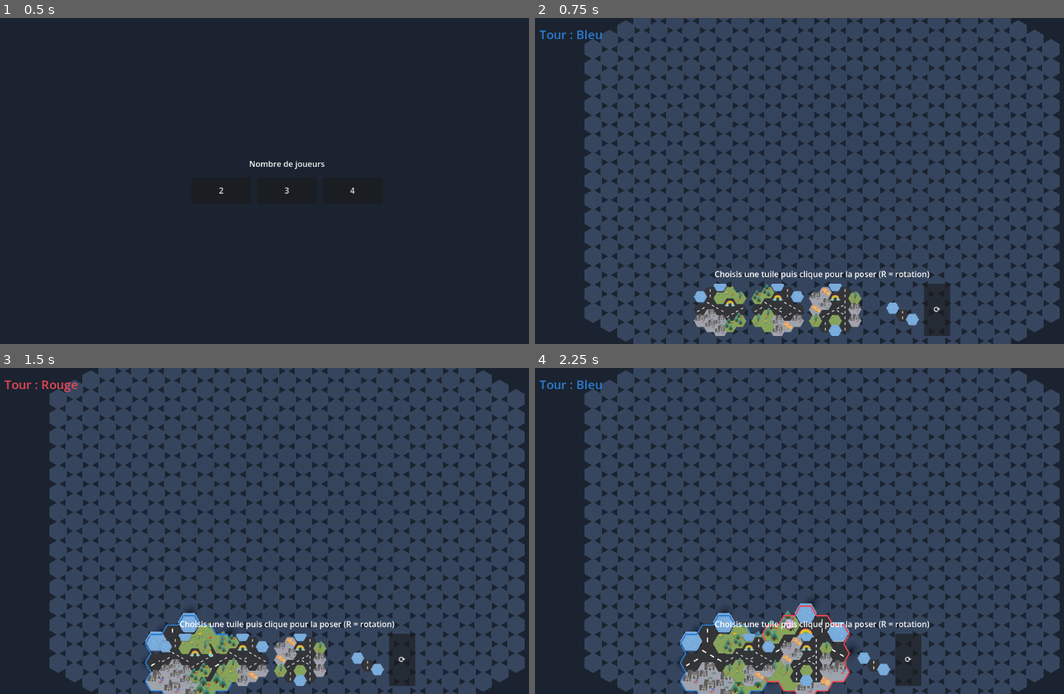
Above: before the commit, frames 1-4 (two rows, left to right).
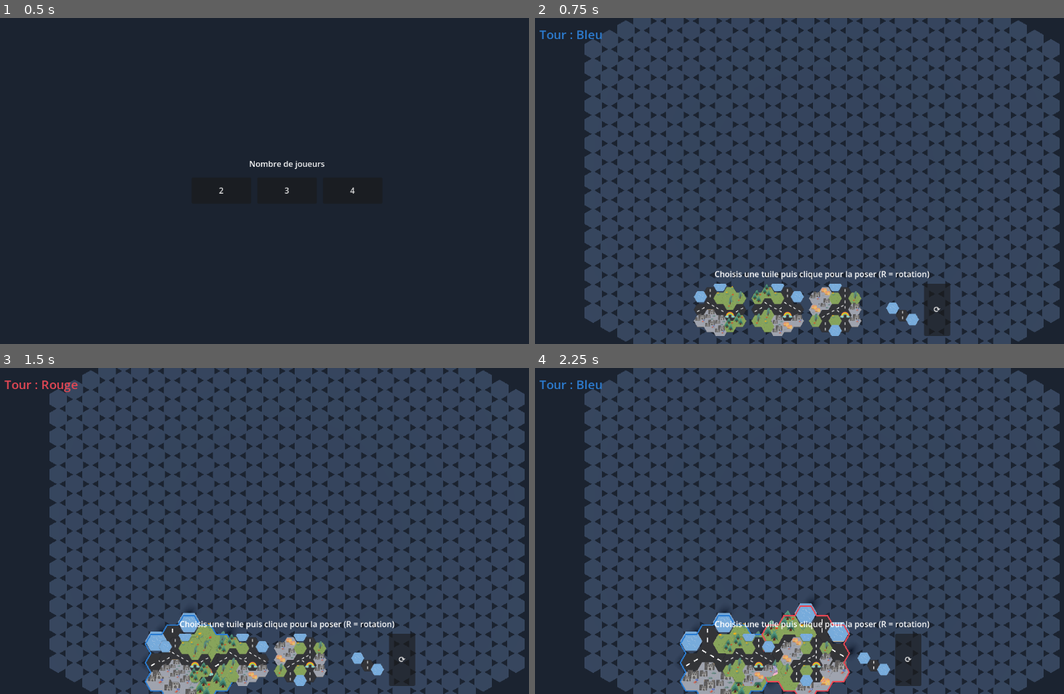
Above: after the commit, the same moments.

Repository: yoann-shopopop/shopopop-express
Game: Godot game, scene res://scenes/main.tscn
The game is run twice, just before and just after one commit, with the same random seed, the same clock (stepped at 60 frames per second) and the same inputs.
Inputs (mouse positions are in pixels of both pictures, inside the frame that each line leads up to):
- Up to frame 1 (0.5 s): no input
- Up to frame 2 (0.75 s): click "2" at 0.5 s
- Up to frame 3 (1.5 s): click (185, 661) at 1.27 s
- Up to frame 4 (2.25 s): click (778, 661) at 2.02 s

Frame 1 is identical in both runs. In frame 2, 0.3% of the frame differs, in the area x 35-60%, y 83-93%; in frame 3, 0.3%; in frame 4, 0.4%, in the area x 39-56%, y 76-95%.

Commit message:
feat(blocks): règles de pattern — case spéciale sur la route, vert+urbain obligatoires
La route passe par le centre et bifurque (T). La case spéciale (événement) est
désormais une CASE ROUTE à texture unique qui remplace une case route interne
(CellType.is_road = ROUTE ou EVENT ; comptée dans le réseau routier pour la
connectivité/orientation). Chaque pattern garantit au moins une zone verte ET
une zone urbaine ; l'eau reste optionnelle, sur le pourtour.

Co-Authored-By: Claude Opus 4.8 <noreply@anthropic.com>

Diff:
--- a/resources/blocks/patterns/p1.tres
+++ b/resources/blocks/patterns/p1.tres
@@ -7,5 +7,5 @@
 id = &"p1"
 display_name = "Quartier A"
 cells = Array[Vector2i]([Vector2i(-2, 0), Vector2i(-2, 1), Vector2i(-2, 2), Vector2i(-1, -1), Vector2i(-1, 0), Vector2i …(224 unchanged characters)…
-cell_types = Array[int]([2, 0, 1, 2, 0, 1, 1, 2, 2, 0, 1, 1, 3, 4, 0, 3, 3, 0, 3])
+cell_types = Array[int]([2, 0, 1, 2, 0, 1, 1, 2, 2, 0, 1, 1, 3, 1, 4, 3, 3, 0, 3])
 connectors = Array[Vector2i]([Vector2i(2, -1), Vector2i(-2, 1)])
--- a/resources/blocks/patterns/p2.tres
+++ b/resources/blocks/patterns/p2.tres
@@ -7,5 +7,5 @@
 id = &"p2"
 display_name = "Quartier B"
 cells = Array[Vector2i]([Vector2i(-2, 0), Vector2i(-2, 1), Vector2i(-2, 2), Vector2i(-1, -1), Vector2i(-1, 0), Vector2i …(224 unchanged characters)…
-cell_types = Array[int]([1, 0, 1, 1, 0, 1, 1, 3, 4, 0, 2, 2, 0, 0, 0, 2, 3, 0, 2])
+cell_types = Array[int]([1, 0, 1, 1, 0, 1, 1, 3, 1, 0, 2, 2, 0, 0, 4, 2, 3, 0, 2])
 connectors = Array[Vector2i]([Vector2i(2, -1), Vector2i(-2, 1), Vector2i(1, -2)])
--- a/resources/blocks/patterns/p3.tres
+++ b/resources/blocks/patterns/p3.tres
@@ -7,5 +7,5 @@
 id = &"p3"
 display_name = "Quartier C"
 cells = Array[Vector2i]([Vector2i(-2, 0), Vector2i(-2, 1), Vector2i(-2, 2), Vector2i(-1, -1), Vector2i(-1, 0), Vector2i …(224 unchanged characters)…
-cell_types = Array[int]([3, 0, 3, 3, 0, 0, 0, 2, 2, 0, 1, 1, 0, 0, 4, 1, 2, 1, 1])
+cell_types = Array[int]([3, 0, 3, 3, 0, 0, 0, 2, 2, 0, 1, 1, 0, 4, 1, 1, 2, 1, 1])
 connectors = Array[Vector2i]([Vector2i(1, -2), Vector2i(-1, 2), Vector2i(-2, 1)])
--- a/resources/blocks/patterns/p4.tres
+++ b/resources/blocks/patterns/p4.tres
@@ -7,5 +7,5 @@
 id = &"p4"
 display_name = "Quartier D"
 cells = Array[Vector2i]([Vector2i(-2, 0), Vector2i(-2, 1), Vector2i(-2, 2), Vector2i(-1, -1), Vector2i(-1, 0), Vector2i …(224 unchanged characters)…
-cell_types = Array[int]([1, 1, 2, 0, 0, 0, 0, 1, 1, 0, 1, 3, 2, 4, 0, 0, 2, 3, 3])
+cell_types = Array[int]([1, 1, 2, 0, 0, 0, 0, 1, 1, 0, 1, 3, 2, 2, 4, 0, 2, 3, 3])
 connectors = Array[Vector2i]([Vector2i(-1, -1), Vector2i(1, 1), Vector2i(-1, 2)])
--- a/resources/blocks/patterns/p5.tres
+++ b/resources/blocks/patterns/p5.tres
@@ -7,5 +7,5 @@
 id = &"p5"
 display_name = "Quartier E"
 cells = Array[Vector2i]([Vector2i(-2, 0), Vector2i(-2, 1), Vector2i(-2, 2), Vector2i(-1, -1), Vector2i(-1, 0), Vector2i …(224 unchanged characters)…
-cell_types = Array[int]([3, 0, 2, 0, 0, 2, 2, 3, 1, 0, 2, 2, 1, 4, 0, 1, 1, 0, 1])
+cell_types = Array[int]([3, 0, 2, 0, 0, 2, 2, 3, 1, 0, 2, 2, 1, 1, 4, 1, 1, 0, 1])
 connectors = Array[Vector2i]([Vector2i(2, -1), Vector2i(-2, 1), Vector2i(-1, -1)])
--- a/resources/blocks/patterns/p6.tres
+++ b/resources/blocks/patterns/p6.tres
@@ -7,5 +7,5 @@
 id = &"p6"
 display_name = "Quartier F"
 cells = Array[Vector2i]([Vector2i(-2, 0), Vector2i(-2, 1), Vector2i(-2, 2), Vector2i(-1, -1), Vector2i(-1, 0), Vector2i …(224 unchanged characters)…
-cell_types = Array[int]([2, 2, 1, 2, 2, 0, 0, 3, 4, 0, 1, 3, 0, 0, 0, 0, 1, 2, 2])
+cell_types = Array[int]([2, 2, 1, 2, 2, 0, 0, 3, 1, 0, 1, 3, 0, 0, 4, 0, 1, 2, 2])
 connectors = Array[Vector2i]([Vector2i(1, -2), Vector2i(-1, 2), Vector2i(1, 1)])
--- a/src/blocks/cell_type.gd
+++ b/src/blocks/cell_type.gd
@@ -11,8 +11,13 @@
 	GREEN,  ## Green space — hosts recipients (destinataires) and player start points.
 	URBAN,  ## Grey urbanized zone — hosts pickup points (points de retrait).
 	WATER,  ## Water — impassable; the bridge's end cells are water.
-	EVENT,  ## Rainbow event cell — draws an event card (handled by gameplay, abstracted here).
+	EVENT,  ## Special cell: a ROAD with a unique texture that triggers an event when crossed.
 }
+
+
+## True for cells that are part of the road network (a plain road, or a special/event road cell).
+static func is_road(kind: int) -> bool:
+	return kind == Kind.ROUTE or kind == Kind.EVENT
 
 # Placeholder albedo per type, used until real per-cell textures exist.
 const _COLORS := {
--- a/src/view/tile_sprite.gd
+++ b/src/view/tile_sprite.gd
@@ -40,11 +40,12 @@
 	return sprite
 
 
-## Road cells (set) of a piece from its typed cells, for connectivity.
+## Road cells (set) of a piece from its typed cells, for connectivity. Special/event cells count
+## as roads (they are roads with a unique texture).
 static func road_cells_of(typed_cells: Array) -> Dictionary:
 	var set := {}
 	for tc in typed_cells:
-		if tc["type"] == CellType.Kind.ROUTE:
+		if CellType.is_road(tc["type"]):
 			set[tc["cell"]] = true
 	return set
 
--- a/tools/capture_preview.gd
+++ b/tools/capture_preview.gd
@@ -68,4 +68,4 @@
 	var centroid: Vector3 = sum / float(cells.size())
 	_main._camera.position.x = centroid.x
 	_main._camera.position.z = centroid.z
-	_main._camera.size = 24.0
+	_main._camera.size = 20.0
--- a/tools/generate_block_resources.gd
+++ b/tools/generate_block_resources.gd
@@ -44,6 +44,18 @@
 	return best
 
 
+# Guarantees at least one cell of [param kind] by converting a rim cell if none is present.
+func _ensure_present(type_of: Dictionary, cells: Array, kind: int) -> void:
+	for cell in cells:
+		if type_of[cell] == kind:
+			return
+	for cell in cells:
+		var t: int = type_of[cell]
+		if t != CellType.Kind.ROUTE and t != CellType.Kind.EVENT and HexUtils.distance(CENTER, cell) == RADIUS:
+			type_of[cell] = kind
+			return
+
+
 func _save_pattern(spec: Dictionary) -> void:
 	var cells := BlockDefinition.make_hexagon_cells(RADIUS + 1)
 	var ec := BlockDefinition.hexagon_edge_centers(RADIUS)
@@ -61,8 +73,8 @@
 			road[c] = true
 		connectors.append(ec[branch])
 
-	# Terrain: road, then one event on a free distance-1 cell, then regions for the rest.
-	# Water is kept to the outer ring so it never appears in the middle of a block.
+	# Terrain: road cells, then regions for the rest (water kept to the outer ring so it never
+	# appears in the middle of a block).
 	var type_of := {}
 	for cell in cells:
 		if road.has(cell):
@@ -72,10 +84,16 @@
 		if t == CellType.Kind.WATER and HexUtils.distance(CENTER, cell) < RADIUS:
 			t = CellType.Kind.GREEN
 		type_of[cell] = t
+
+	# The special cell is a ROAD with a unique texture: replace one inner road cell (a spoke next to
+	# the center, never an edge-center connector) by EVENT.
 	for d in 6:
-		if not road.has(HexUtils.DIRECTIONS[d]):
+		if road.has(HexUtils.DIRECTIONS[d]):
 			type_of[HexUtils.DIRECTIONS[d]] = CellType.Kind.EVENT
 			break
+
+	_ensure_present(type_of, cells, CellType.Kind.GREEN)
+	_ensure_present(type_of, cells, CellType.Kind.URBAN)
 
 	var cell_types: Array[int] = []
 	for cell in cells:
